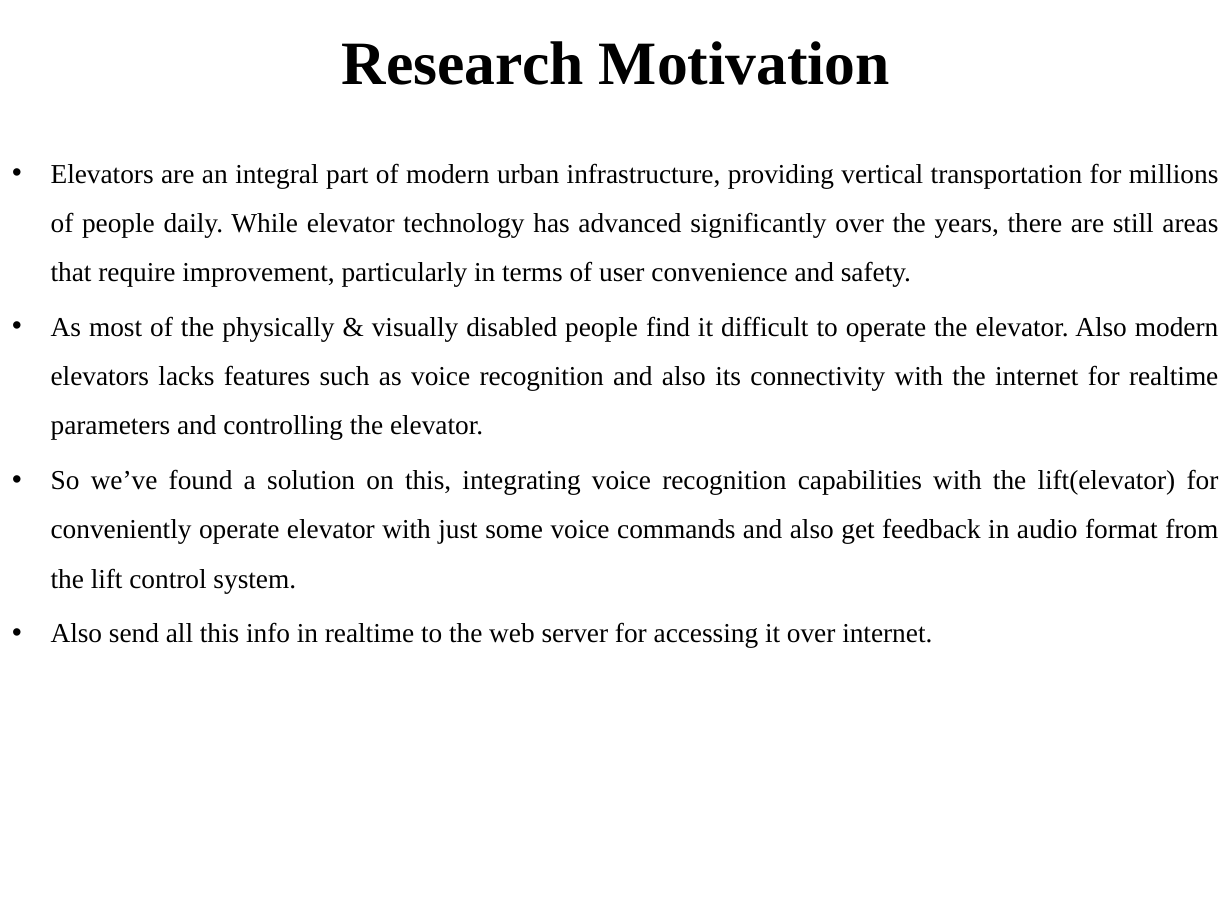
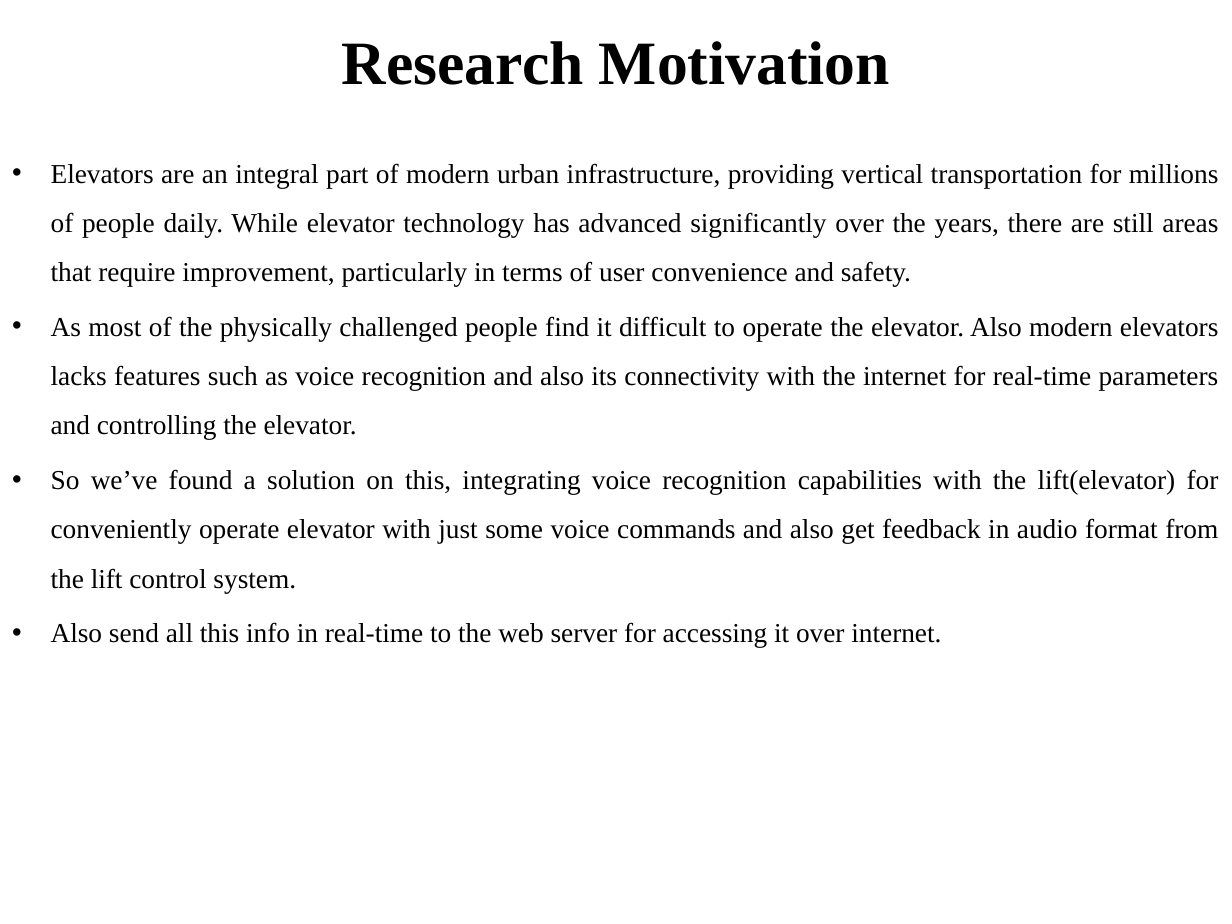
Before and after one commit to OnkarWaman/Voice-Operated-Lift, a slide deck: slide 5 of 5) Stage-I PPT/our ppt.pptx. Drawn at 1232x924 pixels with LibreOffice and Linux fonts; fonts in the diff are those of the drawing. Boxes give left, top, right and bottom in pixels: in the first picture for what was removed or moved away, otherwise in the second. Text is boxed around its words. In the diff, an @@ line names an element or a change of style, - is before the commit and + after.

```diff
--- a/5) Stage-I PPT/our ppt.pptx
+++ b/5) Stage-I PPT/our ppt.pptx
@@ subtitle at [51, 316, 1219, 440]: text changed @@
-• As most of the physically & visually disabled people find it difficult to operate the elevator. Also modern elevators lacks features such as voice recognition and also its connectivity with the internet for realtime parameters and controlling the elevator.
+• As most of the physically challenged people find it difficult to operate the elevator. Also modern elevators lacks features such as voice recognition and also its connectivity with the internet for real-time parameters and controlling the elevator.
@@ subtitle at [51, 622, 941, 647]: text changed @@
-• Also send all this info in realtime to the web server for accessing it over internet.
+• Also send all this info in real-time to the web server for accessing it over internet.
```
Also in this commit, not shown: 12 other slides changed, 5 slides added.
